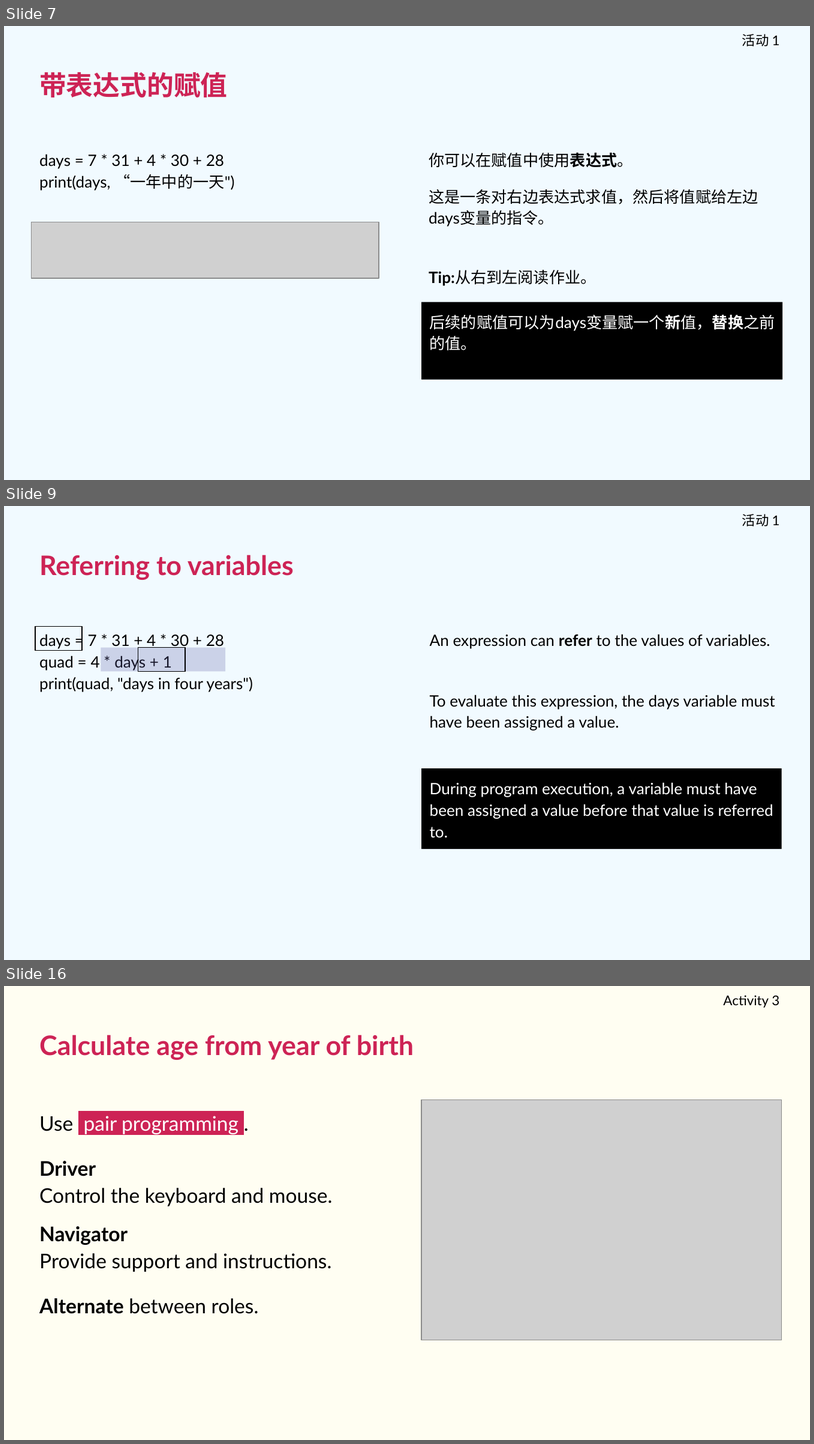
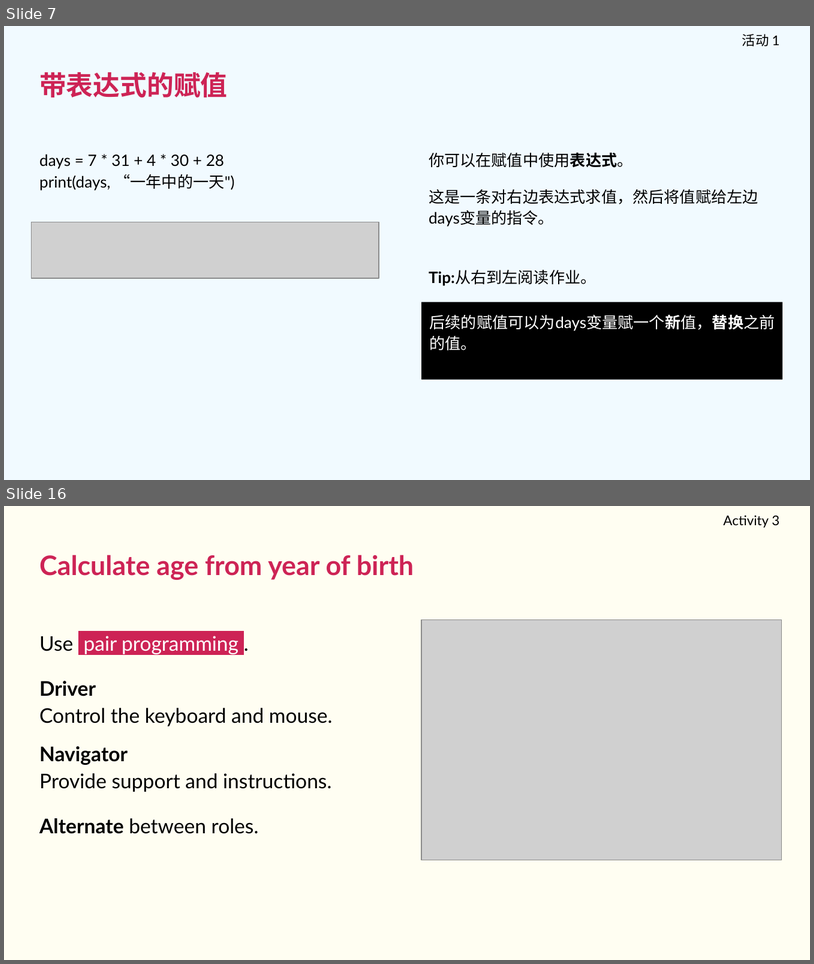
Before and after one commit to Canyu-Liu/RPI-Foundation-Computing-Curriculum-ZH-CN, a slide deck: 计算机课程/关键阶段四/八年级/U6 - Python编程入门/L2 - 处理数据/L2 - Python编程入门 - 八年级.pptx. Shown one above the other, each under a label of ours: slides 7, 9 and 16 before the commit, slides 7 and 16 after it; the slides between them are not shown. The pictures are 814x1444 and 814x964 pixels, drawn with LibreOffice and Linux fonts; fonts in the diff are those of the drawing; grey boxes stand for pictures. Boxes give left, top, right and bottom in pixels: in the first picture for what was removed or moved away, otherwise in the second. Text is boxed around its words. In the diff, an @@ line names an element or a change of style, - is before the commit and + after.

```diff
--- a/计算机课程/关键阶段四/八年级/U6 - Python编程入门/L2 - 处理数据/L2 - Python编程入门 - 八年级.pptx
+++ b/计算机课程/关键阶段四/八年级/U6 - Python编程入门/L2 - 处理数据/L2 - Python编程入门 - 八年级.pptx
@@ slide 9 removed at box(4, 506, 810, 960), background #F1FAFF @@
@@ subtitle removed at box(743, 514, 780, 526) @@
-活动 1
@@ text removed at box(39, 555, 294, 580) @@
-Referring to variables
@@ rectangle removed at box(35, 626, 82, 651) @@
@@ text removed at box(39, 634, 253, 692) @@
-days = 7 * 31 + 4 * 30 + 28
-quad = 4 * days + 1
-print(quad, "days in four years")
@@ rectangle removed at box(101, 647, 226, 672) @@
@@ rectangle removed at box(138, 647, 185, 672) @@
@@ text removed at box(430, 634, 770, 649) @@
-An expression can refer to the values of variables.
@@ text removed at box(430, 694, 776, 730) @@
-To evaluate this expression, the days variable must have been assigned a value.
@@ rectangle removed at box(422, 768, 782, 849) @@
-During program execution, a variable must have been assigned a value before that value is referred to.
```
Also in this commit, not shown: 6 slides changed, 2 slides added, 1 other slide removed, 2 other files.
